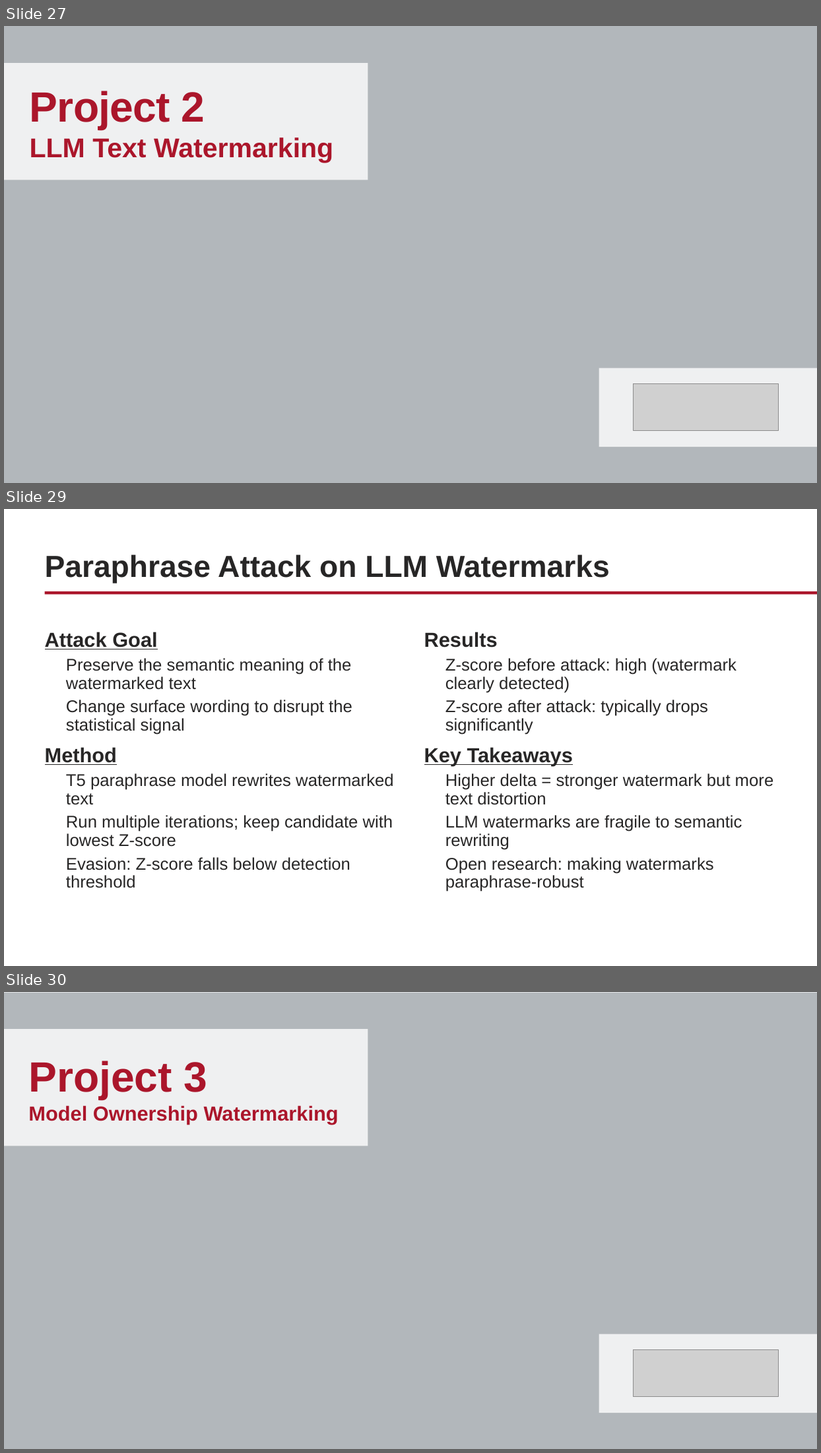
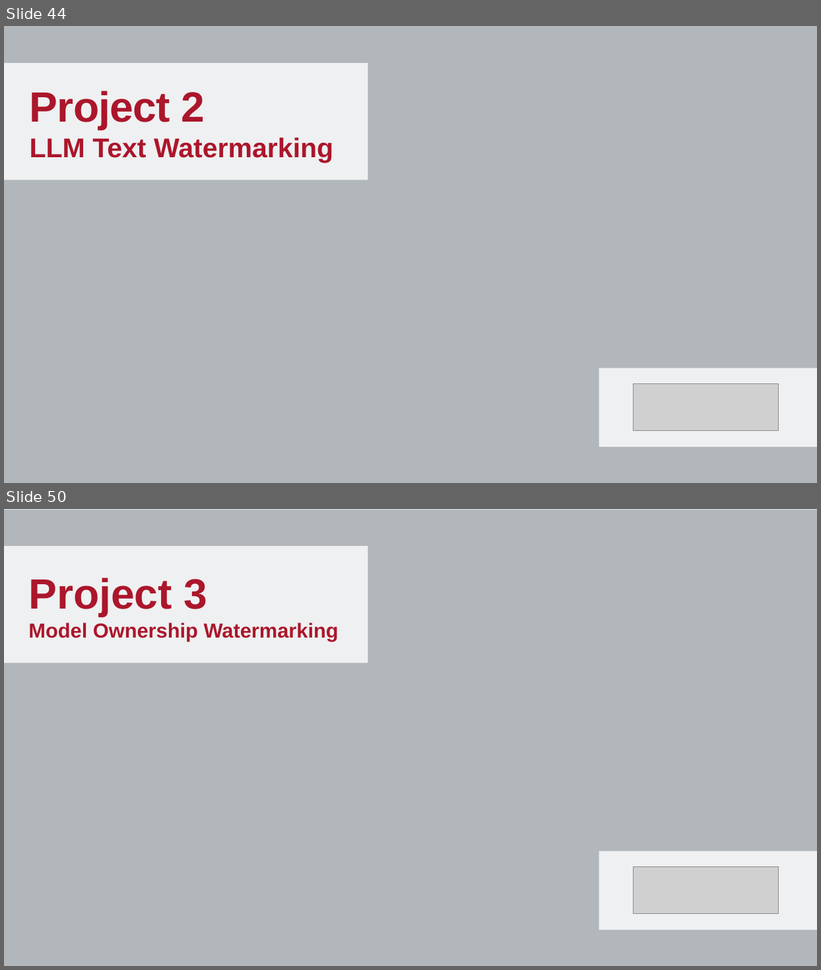
Before and after one commit to WPI-LIONS-Group/NAIRR-Workshops, a slide deck: 2.2/2.2 NAIRR Workshop.pptx. Shown one above the other, each under a label of ours: slides 27, 29 and 30 before the commit, slides 44 and 50 after it; the slides between them are not shown. The pictures are 821x1453 and 821x970 pixels, drawn with LibreOffice and Linux fonts; fonts in the diff are those of the drawing; grey boxes stand for pictures; background and template pictures are left out. Boxes give left, top, right and bottom in pixels: in the first picture for what was removed or moved away, otherwise in the second. Text is boxed around its words. In the diff, an @@ line names an element or a change of style, - is before the commit and + after.

```diff
--- a/2.2/2.2 NAIRR Workshop.pptx
+++ b/2.2/2.2 NAIRR Workshop.pptx
@@ slide 29 removed at [4, 509, 817, 966], background #FFFFFF; not listed: 1 template element that a slide beside it also shows @@
@@ title removed at [45, 555, 610, 584] @@
-Paraphrase Attack on LLM Watermarks
@@ text removed at [45, 632, 393, 889] @@
-Attack Goal
-  Preserve the semantic meaning of the watermarked text
-  Change surface wording to disrupt the statistical signal
-Method
-  T5 paraphrase model rewrites watermarked text
-  Run multiple iterations; keep candidate with lowest Z-score
-  Evasion: Z-score falls below detection threshold
@@ text removed at [424, 632, 774, 892] @@
-Results
-  Z-score before attack: high (watermark clearly detected)
-  Z-score after attack: typically drops significantly
-Key Takeaways
-  Higher delta = stronger watermark but more text distortion
-  LLM watermarks are fragile to semantic rewriting
-  Open research: making watermarks paraphrase-robust
@@ what was slide 27 is now slide 44 @@
@@ what was slide 30 is now slide 50 @@
```
Also in this commit, not shown: 8 slides changed, 34 slides added, 8 other slides removed, 2 other files.
